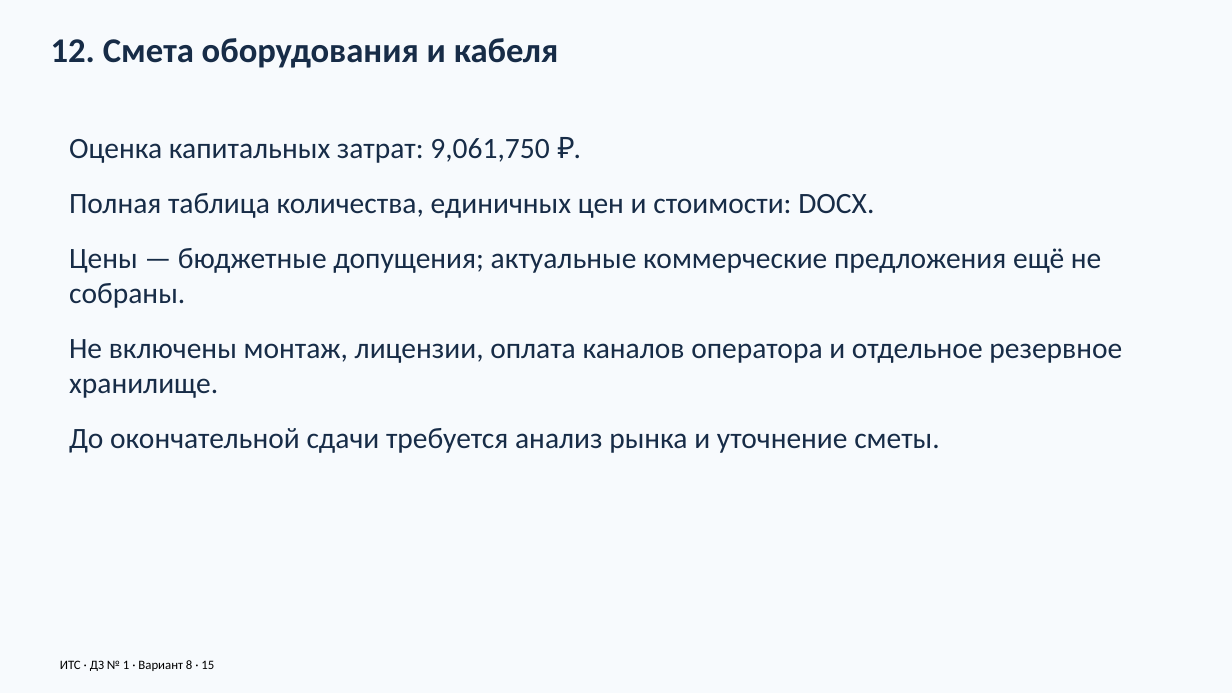
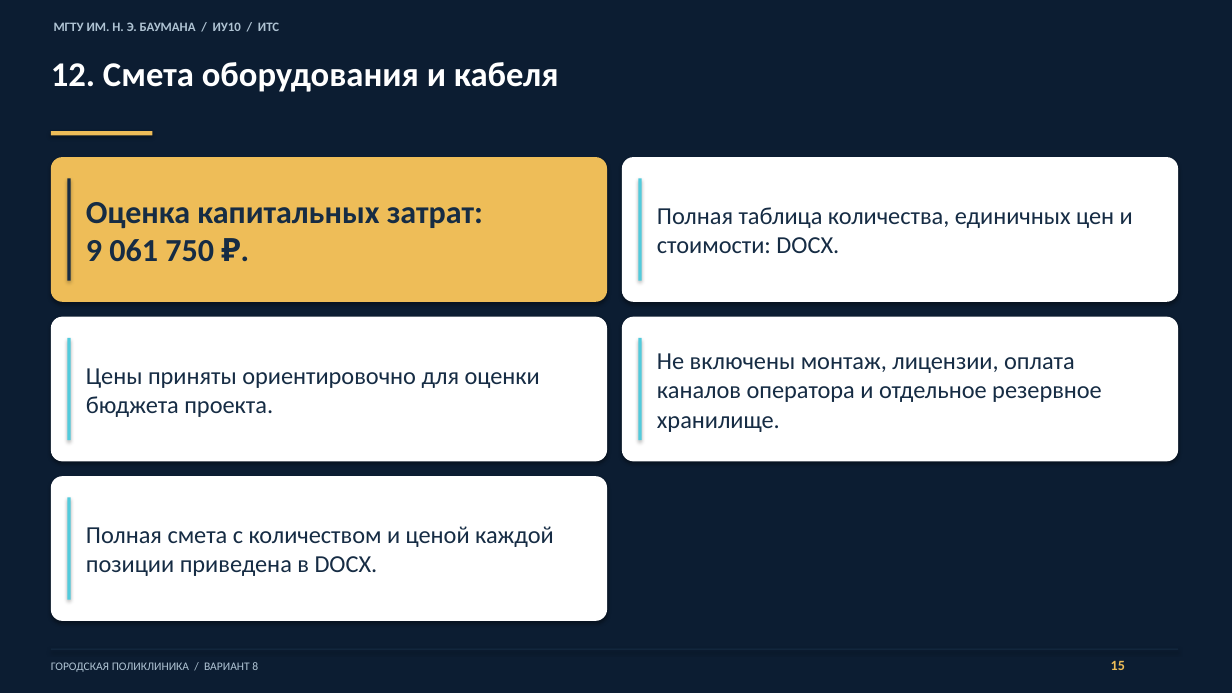
Before and after one commit to warofconnection/dz, a slide deck: slide 15 of docs/Презентация_вариант_8.pptx. Drawn at 1232x693 pixels with LibreOffice and Linux fonts; fonts in the diff are those of the drawing. Boxes give left, top, right and bottom in pixels: in the first picture for what was removed or moved away, otherwise in the second. Text is boxed around its words. In the diff, an @@ line names an element or a change of style, - is before the commit and + after.

Commit message:
Polish presentation design and neutral report wording with accepted estimate pricing

```diff
--- a/docs/Презентация_вариант_8.pptx
+++ b/docs/Презентация_вариант_8.pptx
@@ background #F7FAFD to #0C1D32 @@
@@ text added at (54,22,279,31), 10 pt, text #AFC3D3, bold @@
+МГТУ ИМ. Н. Э. БАУМАНА / ИУ10 / ИТС
@@ text "12. Смета оборудования и кабеля": place and size @@
-text "12. Смета оборудования и кабеля" at (51,38,559,68)
+text "12. Смета оборудования и кабеля" at (51,62,559,92)
@@ text "12. Смета оборудования и кабеля" at (51,62,559,92): text colour #172C47 to #FFFFFF @@
@@ rectangle added at (51,131,152,135), fill #EEBD58 @@
@@ text removed at (69,138,1122,453) @@
-Оценка капитальных затрат: 9,061,750 ₽.
-Полная таблица количества, единичных цен и стоимости: DOCX.
-Цены — бюджетные допущения; актуальные коммерческие предложения ещё не собраны.
-Не включены монтаж, лицензии, оплата каналов оператора и отдельное резервное хранилище.
-До окончательной сдачи требуется анализ рынка и уточнение сметы.
@@ rounded rectangle added at (51,157,607,302), fill #EEBD58 @@
@@ rectangle added at (67,178,71,281), fill #162C44 @@
@@ rounded rectangle added at (622,157,1178,302), fill #FFFFFF @@
@@ rectangle added at (639,178,642,281), fill #52CBDC @@
@@ text added at (86,202,483,262), 25 pt, text #162C44, bold @@
+Оценка капитальных затрат:
+9 061 750 ₽.
@@ text added at (657,207,1133,253), 19 pt, text #162C44 @@
+Полная таблица количества, единичных цен и стоимости: DOCX.
@@ rounded rectangle added at (51,317,607,462), fill #FFFFFF @@
@@ rounded rectangle added at (622,317,1178,462), fill #FFFFFF @@
@@ rectangle added at (67,338,71,441), fill #52CBDC @@
@@ rectangle added at (639,338,642,441), fill #52CBDC @@
@@ text added at (657,353,1102,432), 19 pt, text #162C44 @@
+Не включены монтаж, лицензии, оплата каналов оператора и отдельное резервное хранилище.
@@ text added at (86,368,540,417), 19 pt, text #162C44 @@
+Цены приняты ориентировочно для оценки бюджета проекта.
@@ rounded rectangle added at (51,476,607,621), fill #FFFFFF @@
@@ rectangle added at (67,497,71,600), fill #52CBDC @@
@@ text added at (86,526,554,576), 19 pt, text #162C44 @@
+Полная смета с количеством и ценой каждой позиции приведена в DOCX.
@@ rectangle added at (51,649,1178,650), fill #162C44 @@
@@ text at (51,662,258,672): text changed; size 10 to 9 pt; text colour #000000 to #AFC3D3 @@
-ИТС · ДЗ № 1 · Вариант 8 · 15
+ГОРОДСКАЯ ПОЛИКЛИНИКА / ВАРИАНТ 8
@@ text added at (1111,661,1125,670), 11 pt, text #EEBD58, bold @@
+15
```
Also in this commit, not shown: 17 other slides changed, 7 other files.
